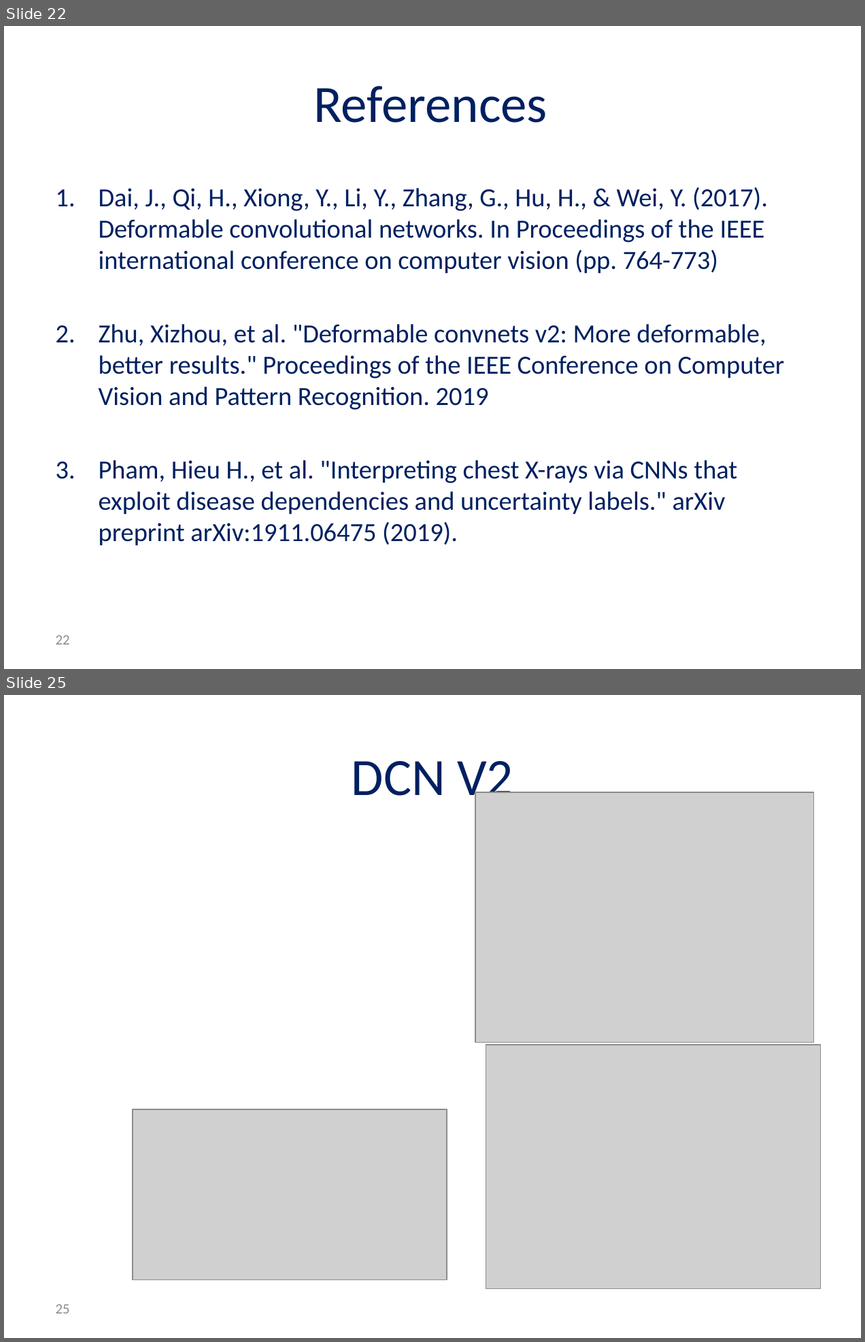
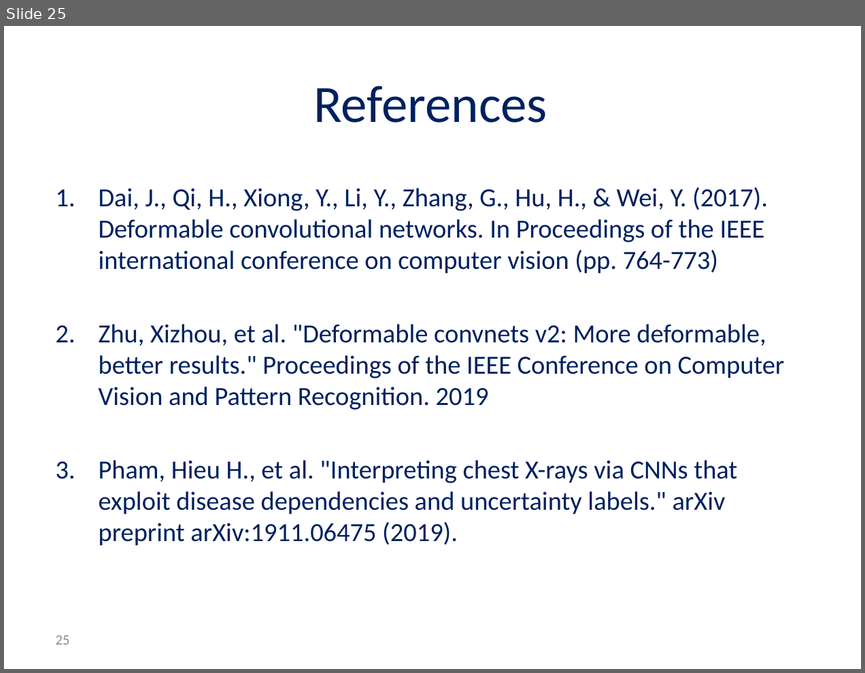
Before and after one commit to andyro2/Pneumonia-Detection-from-Chest-X-Rays-with-Robustness-to-Deformations, a slide deck: MidPresentation_Andy_Or.pptx. Shown one above the other, each under a label of ours: slides 22 and 25 before the commit, slide 25 after it; the slides between them are not shown. The pictures are 865x1342 and 865x673 pixels, drawn with LibreOffice and Linux fonts; fonts in the diff are those of the drawing; grey boxes stand for pictures; background and template pictures are left out. Boxes give left, top, right and bottom in pixels: in the first picture for what was removed or moved away, otherwise in the second. Text is boxed around its words. In the diff, an @@ line names an element or a change of style, - is before the commit and + after.

```diff
--- a/MidPresentation_Andy_Or.pptx
+++ b/MidPresentation_Andy_Or.pptx
@@ slide 25 removed at <box>4,695,861,1338</box>, background #FFFFFF @@
@@ title removed at <box>351,761,513,807</box> @@
-DCN V2
@@ picture removed at <box>475,792,814,1042</box> @@
@@ picture removed at <box>485,1045,821,1288</box> @@
@@ picture removed at <box>133,1109,447,1279</box> @@
@@ page number removed at <box>56,1304,70,1313</box> @@
-25
@@ what was slide 22 is now slide 25 @@
@@ page number at <box>56,635,70,644</box>: text changed @@
-22
+25
```
Also in this commit, not shown: 3 slides changed, 3 slides added, 2 other slides removed.
